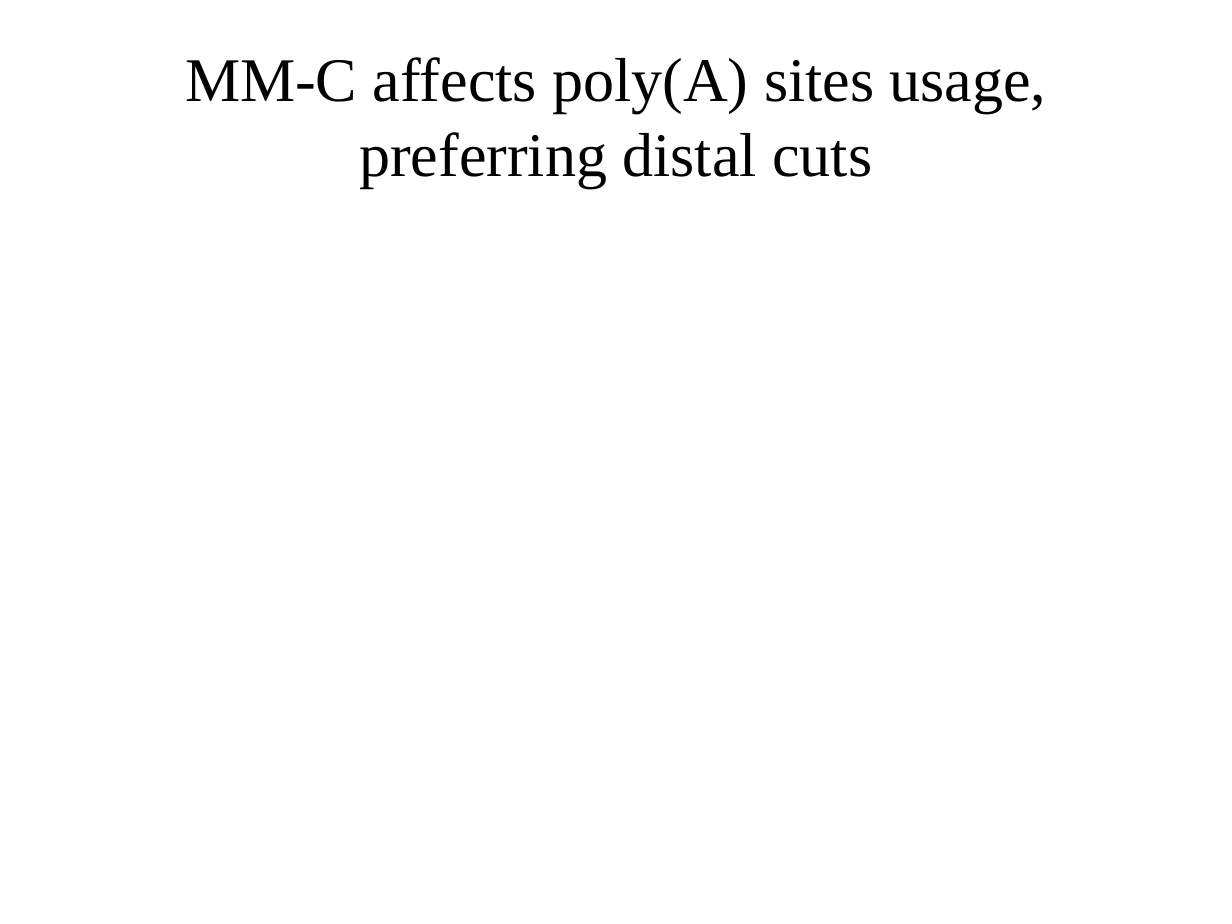
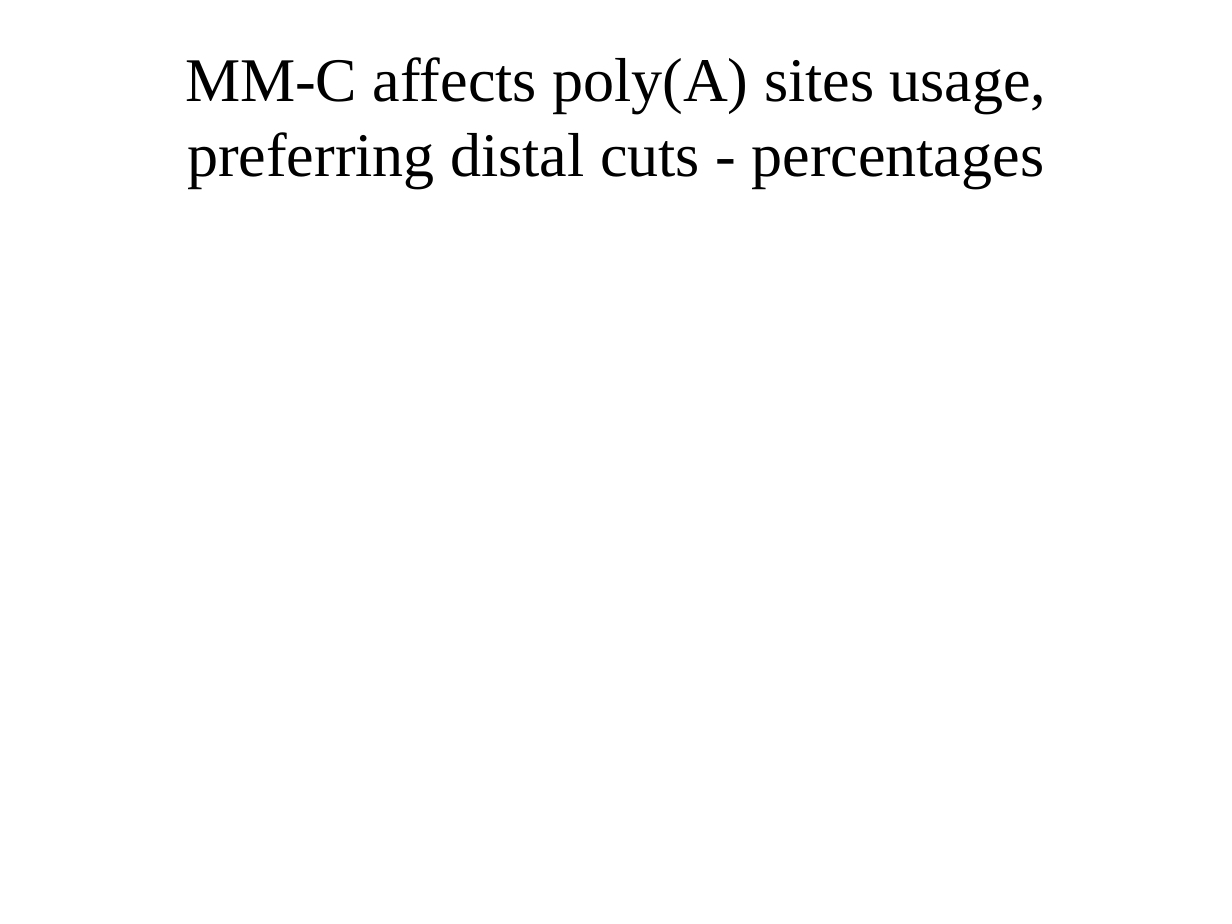
Before and after one commit to wilkinsonlab/m-oryzae-polya, a slide deck: slide 28 of doc/oryzae_presentation.odp (slide 27 before the commit). Drawn at 1232x924 pixels with LibreOffice and Linux fonts; fonts in the diff are those of the drawing. Boxes give left, top, right and bottom in pixels: in the first picture for what was removed or moved away, otherwise in the second. Text is boxed around its words. In the diff, an @@ line names an element or a change of style, - is before the commit and + after.

```diff
--- a/doc/oryzae_presentation.odp
+++ b/doc/oryzae_presentation.odp
@@ title at <box>185,57,1047,188</box>: text changed @@
-MM-C affects poly(A) sites usage, preferring distal cuts
+MM-C affects poly(A) sites usage, preferring distal cuts - percentages
```
Also in this commit, not shown: 15 other slides changed, 3 slides added, 3 other files.
